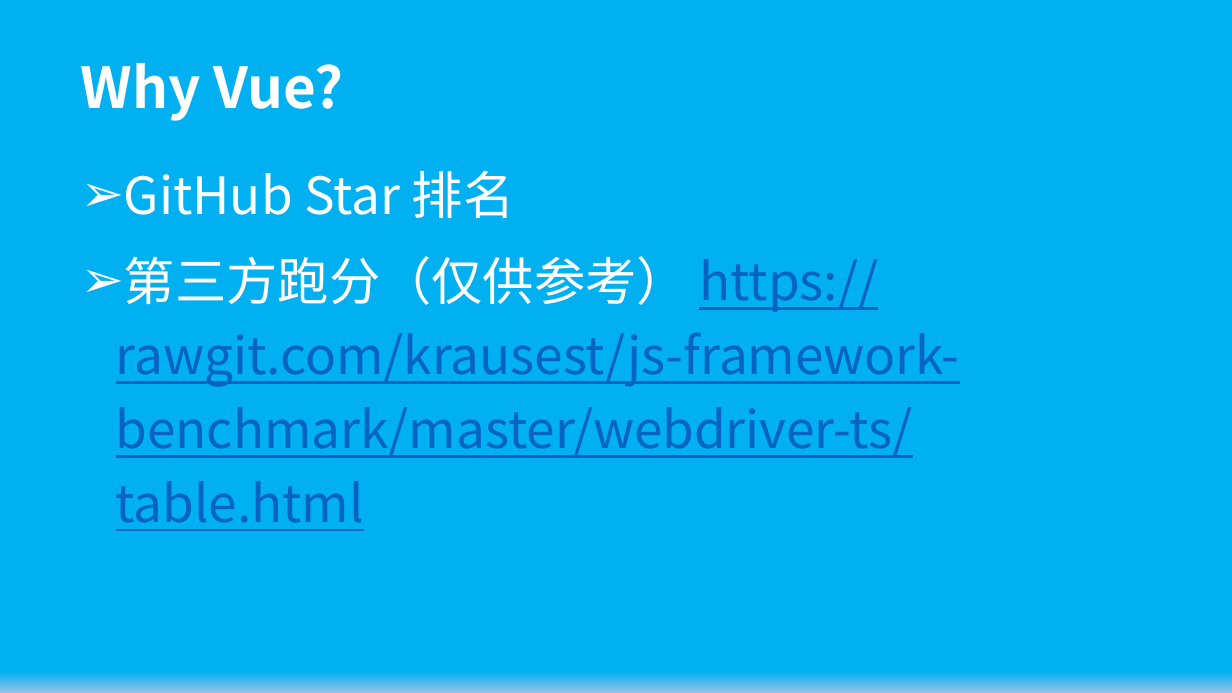
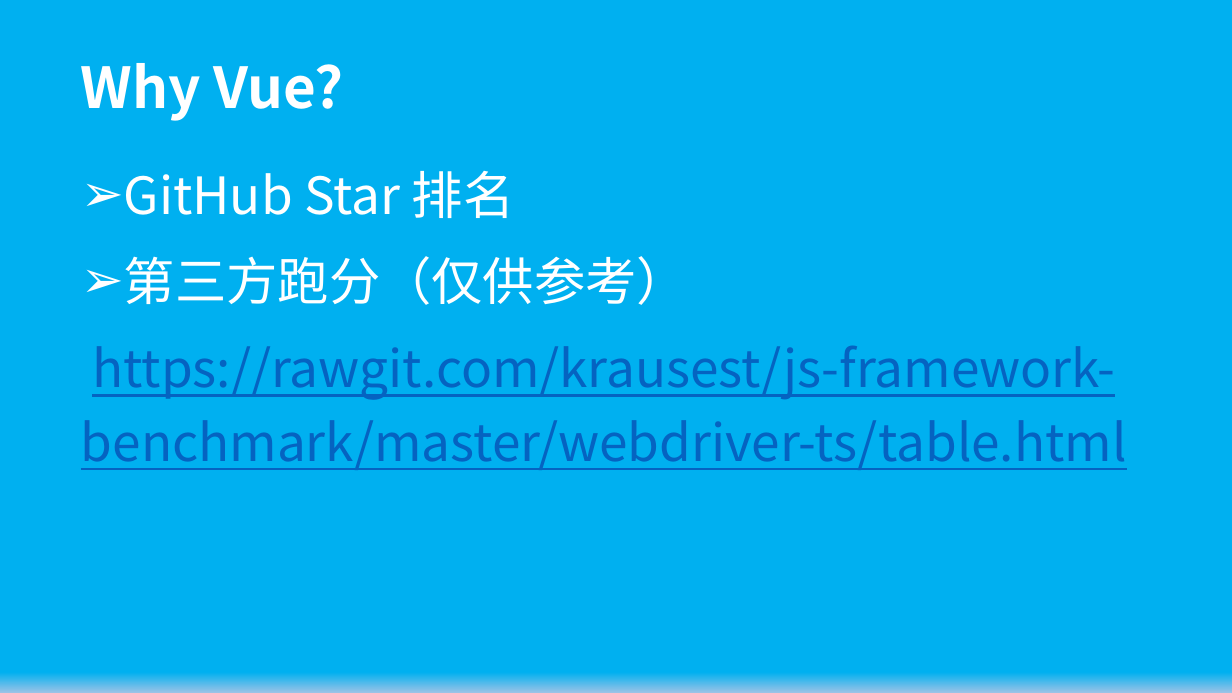
Before and after one commit to wugenshui/ppt, a slide deck: slide 7 of Vue/page1/vue_基础.pptx. Drawn at 1232x693 pixels with LibreOffice and Linux fonts; fonts in the diff are those of the drawing. Boxes give left, top, right and bottom in pixels: in the first picture for what was removed or moved away, otherwise in the second. Text is boxed around its words. In the diff, an @@ line names an element or a change of style, - is before the commit and + after.

Commit message:
vue ppt修改

```diff
--- a/Vue/page1/vue_基础.pptx
+++ b/Vue/page1/vue_基础.pptx
@@ subtitle at <box>81,256,1127,470</box>: text changed @@
-➢ 第三方跑分（仅供参考） https://rawgit.com/krausest/js-framework-benchmark/master/webdriver-ts/table.html
+➢ 第三方跑分（仅供参考）
+https://rawgit.com/krausest/js-framework-benchmark/master/webdriver-ts/table.html
```
